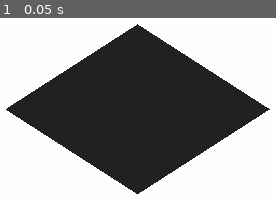
Above: before the commit, frame 1.
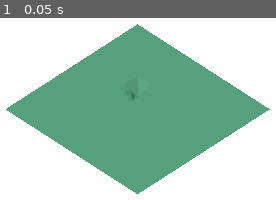
Above: after the commit, the same moment.

Repository: bbielsa/retro-terrain
Game: Godot game, scene res://scene/World.tscn
The game is run twice, just before and just after one commit, with the same random seed, the same clock (stepped at 60 frames per second) and the same inputs.
Inputs:
- Up to frame 1 (0.05 s): no input

The runs differ from the first frame. In frame 1, 45% of the frame differs, in the area x 2-98%, y 3-97%.

Commit message:
Made progress on assigning the UVs to each vertex. The middle vertices are not being positioned properly (or are using the wrong vertex index, I dont know which yet

Diff:
--- a/src/shader/terrain/terrain.shader
+++ b/src/shader/terrain/terrain.shader
@@ -1,46 +1,47 @@
 shader_type spatial;
 
-uniform sampler2D height_map;
-uniform sampler2D grass_texture;
+//uniform sampler2D height_map;
+//uniform sampler2D grass_texture;
 
-float get_height(vec2 pos) {
-	float height = texture(height_map, pos / 10.0).r * 255.0;
-	height /= 4.0;
-
-	return height;
-}
-
-float vertex_height_clamp(float height) {
-	if(height < 0.4)
-		return 0.0;
-	else if(height >= 0.4 && height <= 0.6)
-		return 0.5;
-	else
-		reuturn 1.0;
-}
-
-float get_middle_height(vec2 middle_vertex) {
-	vec2 north_vertex = floor(middle_vertex);
-	vec2 south_vertex = ceil(middle_vertex);
-	vec2 east_vertex = vec2(ceil(middle_vertex.x), floor(middle_vertex.y));
-	vec2 west_vertex = vec2(floor(middle_vertex.x), ceil(middle_vertex.y));
-
-	float north_height = get_height(north_vertex);
-	float south_height = get_height(south_vertex);
-	float east_height = get_height(east_vertex);
-	float west_height = get_height(west_vertex);
-
-	float sum_height = north_height + south_height + east_height + west_height;
-	float average_height = sum_height / 4.0;
-
-	return vertex_height_clamp(average_height);
+//float get_height(vec2 pos) {
+//	float height = texture(height_map, pos / 10.0).r * 255.0;
+//	height /= 4.0;
+//
+//	return height;
+//}
+//
+//float vertex_height_clamp(float height) {
+//	if(height < 0.4)
+//		return 0.0;
+//	else if(height >= 0.4 && height <= 0.6)
+//		return 0.5;
+//	else
+//		return 1.0;
+//}
+//
+//float get_middle_height(vec2 middle_vertex) {
+//	vec2 north_vertex = floor(middle_vertex);
+//	vec2 south_vertex = ceil(middle_vertex);
+//	vec2 east_vertex = vec2(ceil(middle_vertex.x), floor(middle_vertex.y));
+//	vec2 west_vertex = vec2(floor(middle_vertex.x), ceil(middle_vertex.y));
+//
+//	float north_height = get_height(north_vertex);
+//	float south_height = get_height(south_vertex);
+//	float east_height = get_height(east_vertex);
+//	float west_height = get_height(west_vertex);
+//
+//	float sum_height = north_height + south_height + east_height + west_height;
+//	float average_height = sum_height / 4.0;
+//
+//	return vertex_height_clamp(average_height);
+//
 //	if(average_height > 0.25 && average_height != 1.0)
 //		return 1.0;
 //	else
 //		return 0.0;
-}
+//}
 
-void vertex() {
+//void vertex() {
 //	float height = get_height(VERTEX.xz);
 //	bool middle_vertex = VERTEX.x - floor(VERTEX.x) > 0.0;
 //
@@ -48,7 +49,7 @@
 //		VERTEX.y = height + get_middle_height(VERTEX.xz);
 //	else
 //		VERTEX.y = height;
-}
+//}
 
 void fragment() {
 	bool middle_vertex = VERTEX.x - floor(VERTEX.x) > 0.0;
@@ -57,10 +58,12 @@
 		NORMAL = normalize(cross(dFdx(VERTEX), dFdy(VERTEX)));
 
 	ALBEDO = vec3(39.0 / 256.0, 174.0 / 256.0, 96.0 / 256.0);
-
+//
 //	if (UV2.x < 0.04) {
 //		ALBEDO *= 0.8;
 //	}
+
+//	ALBEDO = vec3(UV2.r * 255.0);
 }
 
 
--- a/src/terrain/terrain.gd
+++ b/src/terrain/terrain.gd
@@ -10,6 +10,7 @@
 
 var vertex_array
 var index_array
+var uv2_array
 
 const Corner = {
 	NORTH = Vector2(0, 0),
@@ -25,6 +26,24 @@
 	mesh_tool.create_from_surface(mesh, 0)
 
 	mesh_tool.set_material(terrain_material)
+#	mesh_tool.set_vertex_uv2(35, Vector2(1, 1))
+
+	var width_tiles = terrain_model.map_dimension
+	var height_tiles = terrain_model.map_dimension
+	var width = width_tiles + 1
+	var height = height_tiles + 1
+	var middle_vertices = width_tiles * height_tiles
+	var size = width * height + middle_vertices
+
+	for i in range(width * height, size):
+		mesh_tool.set_vertex_uv2(i, Vector2(1, 1))
+
+
+	var old = mesh_tool.get_vertex(150)
+	mesh_tool.set_vertex(150, old + Vector3(0, 0.25, 0))
+
+	print(old)
+
 	mesh_tool.commit_to_surface(mesh)
 
 	terrain_model.connect("terrain_changed", self, "_terrain_changed")
@@ -60,7 +79,7 @@
 
 	var index = width * height + middle_vertex_index
 
-	return index
+	return index - 1
 
 func _generate_vertex_array():
 	var width_tiles = terrain_model.map_dimension
@@ -71,21 +90,33 @@
 
 	var vertices_size = width * height + middle_vertices
 	var vertices = PoolVector3Array()
+	var uv2s = PoolVector2Array()
+
 	vertices.resize(vertices_size)
+	uv2s.resize(vertices_size)
 
 	var i = 0
+
+	var outer = Vector2(0, 0)
+	var inner = Vector2(1, 1)
 
 	for y in range(height):
 		for x in range(width):
 			vertices[i] = Vector3(x, 0, y)
+			uv2s[i] = outer
 			i += 1
 
 	for y in range(height_tiles):
 		for x in range(width_tiles):
+			if i == 150:
+				x = 4
+				y = 4
 			vertices[i] = Vector3(x + 0.5, 0, y + 0.5)
+			uv2s[i] = inner
 			i += 1
 
 	vertex_array = vertices
+	uv2_array = uv2s
 
 func _calculate_indices():
 	var width_tiles = terrain_model.map_dimension
@@ -126,9 +157,12 @@
 	_calculate_indices()
 
 	var arrays = []
-	arrays.resize(9)
+
+	arrays.resize(Mesh.ARRAY_MAX)
+
 	arrays[Mesh.ARRAY_VERTEX] = vertex_array
 	arrays[Mesh.ARRAY_INDEX] = index_array
+	arrays[Mesh.ARRAY_TEX_UV2] = uv2_array
 
 	var terrain_mesh = ArrayMesh.new()
 	terrain_mesh.add_surface_from_arrays(Mesh.PRIMITIVE_TRIANGLES, arrays)
